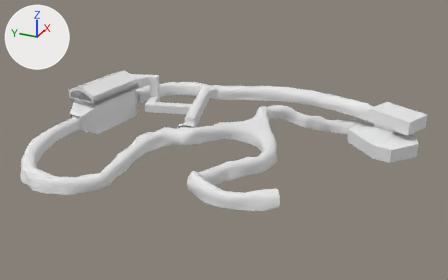
The OBJ model res/models/cave.obj as it was, and as the next commit left it.
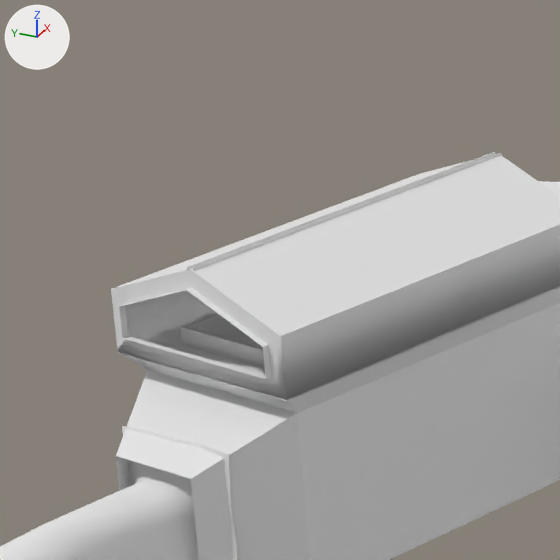
Each version is shown whole from a camera (50 mm lens) standing at (-112.7, -28.9, 67.7) and looking at (26.9, 33.9, -2.0), then close up on the part from 12% to 30% of the width and 17% to 46% of the height. Arrows for +X, +Y and +Z are at upper left; the lights stay in place. Where no turn or scale is listed for an object, it has been applied to the vertices. Vertices at the same position are counted once.

The first close-up shows 'Cube.001_Cube.003', 'Cube_Cube.002'.
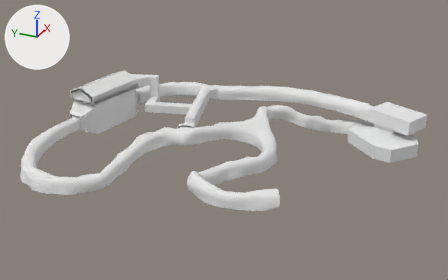
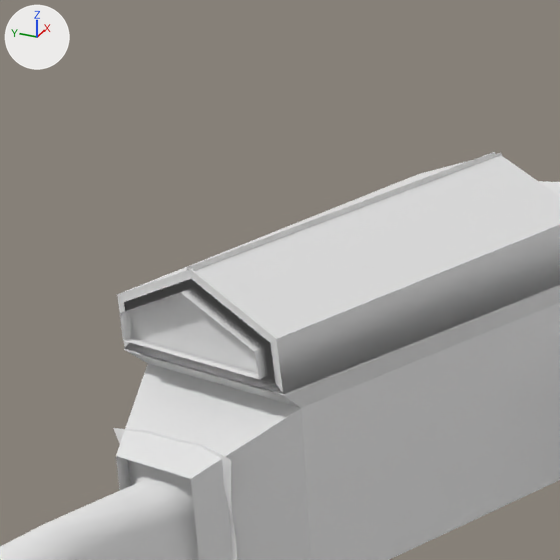
Location of each change, (x1, y1, x2, y2) in pixels of the close-ups (560 x 560 px):
'Cube_Cube.002', reshaped
    before: (111, 152, 560, 560)
    after: (116, 152, 560, 560)
part 1 of me_cube_cube_002, built on
    before: (111, 176, 560, 500)
    after: (117, 176, 560, 500)

Diff of the bpy script that builds the scene:
```diff
--- a/res/models/cave.obj.py
+++ b/res/models/cave.obj.py
@@ me_cube_cube_002 @@
 me_cube_cube_002.from_pydata(...)  # 303 vertices, 273 faces; spans x 16.4..67.6, y -14.3..79.1, z -9.6..9.6
 # verts and faces of me_cube_cube_002; kept vertices keep their numbers, new ones are numbered from 303
+# me_cube_cube_002 part 1
+for i in [75, 137, 145]: verts[i] += (0.0, -0.3, 0.1)
+verts[6] = (21.6, 78.5, 4.2)  # moved, pixel (147, 363)
+verts[8] = (20.0, 69.8, 4.2)  # moved, pixel (301, 407)
+verts[74] = (19.0, 69.8, 5.1)  # moved, pixel (284, 395)
+verts[136] = (19.0, 69.8, 5.1)  # moved, pixel (284, 395)
+verts[82] = (21.0, 71.0, 5.2)  # moved
+verts[83] = (22.1, 77.0, 5.1)  # moved
+verts[141] = (22.1, 77.0, 5.0)  # moved
+verts[124] = (20.5, 78.8, 7.5)  # moved, pixel (117, 294)
+verts[125] = (18.9, 69.9, 7.5)  # moved, pixel (276, 338)
+verts[130] = (19.1, 70.6, 7.0)  # moved, pixel (264, 346)
+verts[126] = (19.1, 70.6, 5.8)  # moved, pixel (268, 375)
+verts[127] = (20.5, 78.1, 5.8)  # moved, pixel (134, 337)
+verts[129] = (20.4, 78.1, 7.0)  # moved, pixel (130, 309)
+verts[131] = (18.5, 70.6, 5.8)  # moved, pixel (259, 379)
+verts[132] = (19.9, 78.2, 5.9)  # moved, pixel (122, 340)
+verts[133] = (19.0, 74.4, 8.8)  # moved, pixel (181, 292)
+verts[134] = (19.8, 78.2, 7.1)  # moved, pixel (119, 313)
+verts[135] = (18.4, 70.6, 7.0)  # moved, pixel (254, 351)
+verts[140] = (21.0, 71.0, 5.0)  # moved
+verts[144] = (19.0, 69.9, 5.2)  # moved, pixel (283, 393)
+faces += [(126, 130, 128, 129, 127)]  # mat_material_007 (white #e7e7e7)
 me_cube_cube_002.materials.append(mat_material_003)
@@ me_cube_cube_002 @@
 me_cube_cube_002.materials.append(mat_material_001)
+me_cube_cube_002.materials.append(mat_material_007)  # white #e7e7e7
```
